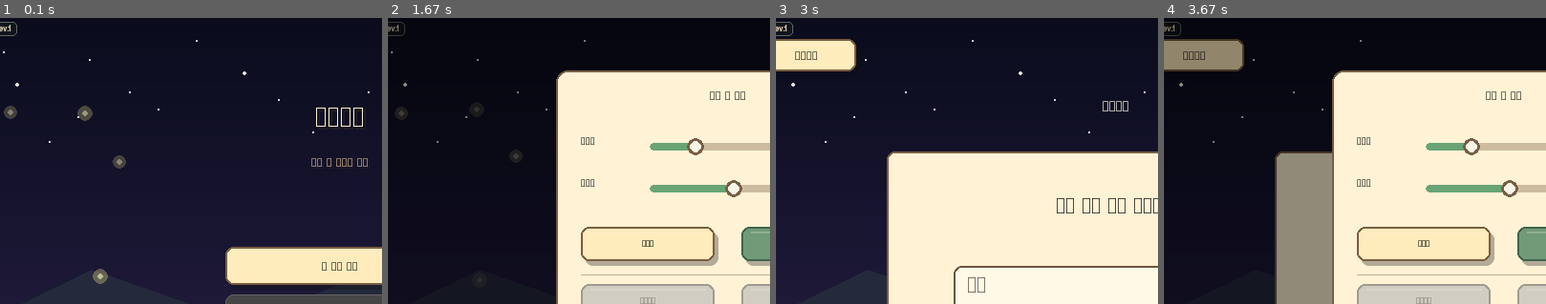
Above: before the commit, frames 1-4 (left to right).
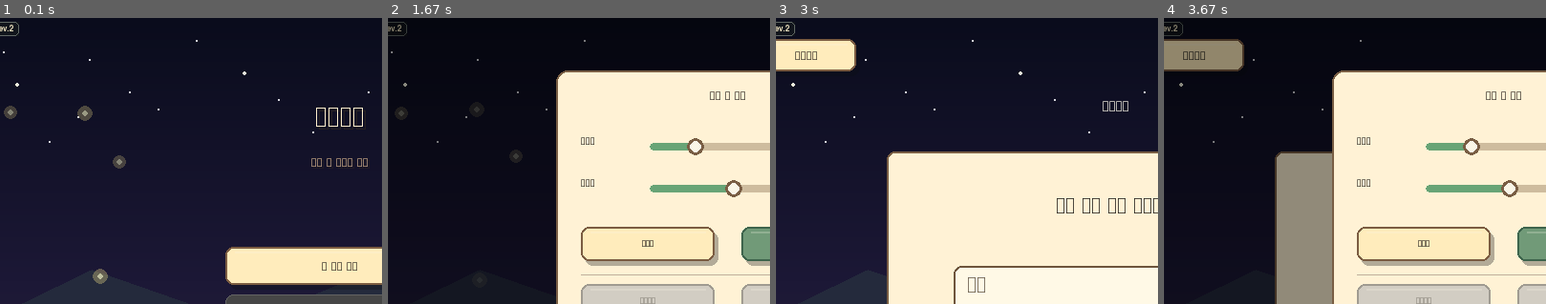
Above: after the commit, the same moments.

Repository: minulx-10/DreamFarm
Game: pygame game, started from main.py
The game is run twice, just before and just after one commit, with the same random seed, the same clock (stepped at 60 frames per second) and the same inputs.
Inputs (mouse positions are % of the whole screen's width and height, from its top left):
- Up to frame 1 (0.1 s): no input
- Up to frame 2 (1.67 s): press the mouse at (95, 7) at 0.37 s; move the mouse to (84, 13) at 0.47 s; release the mouse at (72, 19) at 0.6 s; click (50, 43) at 0.72 s; press the mouse at (40, 50) at 1.03 s; move the mouse to (58, 58) at 1.13 s; release the mouse at (76, 66) at 1.27 s
- Up to frame 3 (3 s): press the mouse at (60, 60) at 1.87 s; move the mouse to (37, 53) at 1.97 s; release the mouse at (13, 47) at 2.1 s; tap Enter at 2.17 s; click (50, 43) at 2.55 s; click (50, 63) at 2.88 s
- Up to frame 4 (3.67 s): press the mouse at (90, 7) at 3.2 s; move the mouse to (55, 29) at 3.3 s; release the mouse at (20, 51) at 3.43 s; press the mouse at (95, 7) at 3.53 s; move the mouse to (86, 33) at 3.63 s
The pictures show only the part of the screen within x 6-56%, y 0-50%; the shares and areas given below are measured in that part.

The runs differ from the first frame. In frame 1, less than 0.1% of the frame differs, in the area x 2-5%, y 1-7%; in frame 2, less than 0.1%; in frame 3, less than 0.1%; in frame 4, less than 0.1%.

Commit message:
fix: pin p4a to v2024.01.21 (Python 3.11) + force stdlib distutils for pygame-ce build
dev.1 CI failed compiling pygame-ce with:
  AttributeError: module 'distutils.ccompiler' has no attribute 'spawn'
Root cause: p4a develop builds Python 3.14, and setuptools 79/83 modernized its
vendored distutils, dropping distutils.ccompiler.spawn — which pygame-ce 2.4.0's
old distutils-based build calls. No pygame variant's legacy build survives 3.14.

Fix: pin p4a.branch to v2024.01.21 (ships Python 3.11.5, whose stdlib distutils
still exposes ccompiler.spawn via `from distutils.spawn import spawn`), and set
SETUPTOOLS_USE_DISTUTILS=stdlib in the buildozer step so the build uses that
stdlib distutils instead of setuptools' modernized vendored copy.

Co-Authored-By: Claude Opus 4.8 <noreply@anthropic.com>

Diff:
--- a/core/version.py
+++ b/core/version.py
@@ -10,7 +10,7 @@
 여기 VERSION은 '안정 채널' 표기용이다. Git 태그 이름이 실제 배포 채널(안정/프리릴리스)을 정한다.
 """
 
-VERSION = "2.2.2-dev.1"
+VERSION = "2.2.2-dev.2"
 
 
 
Not shown, changed: .github/workflows/release.yml
Not shown, changed: CHANGELOG.md
Not shown, changed: buildozer.spec
